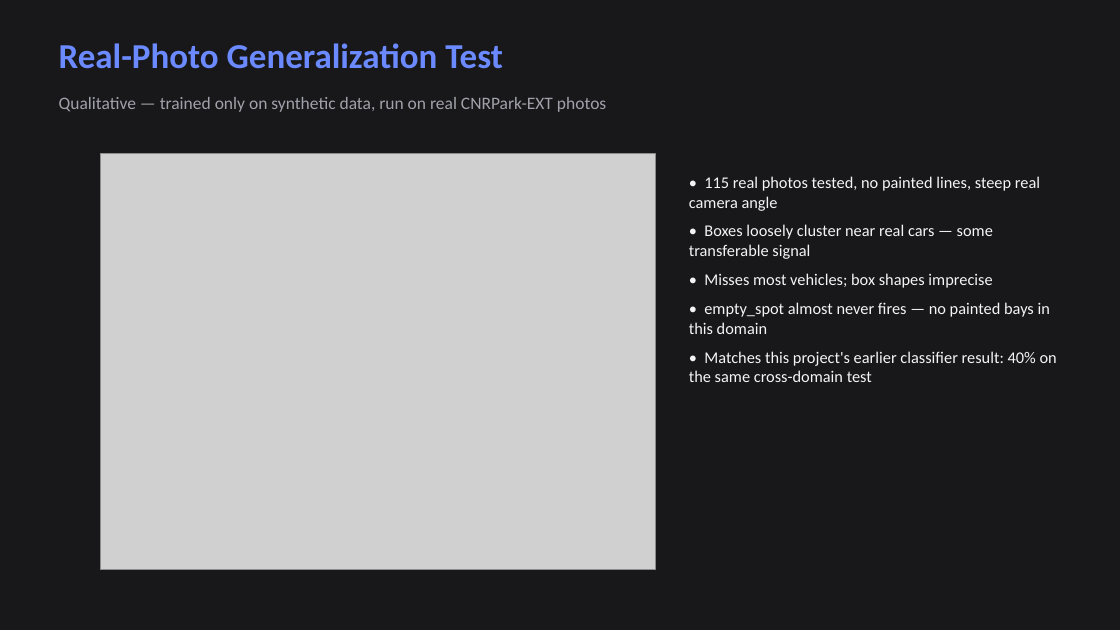
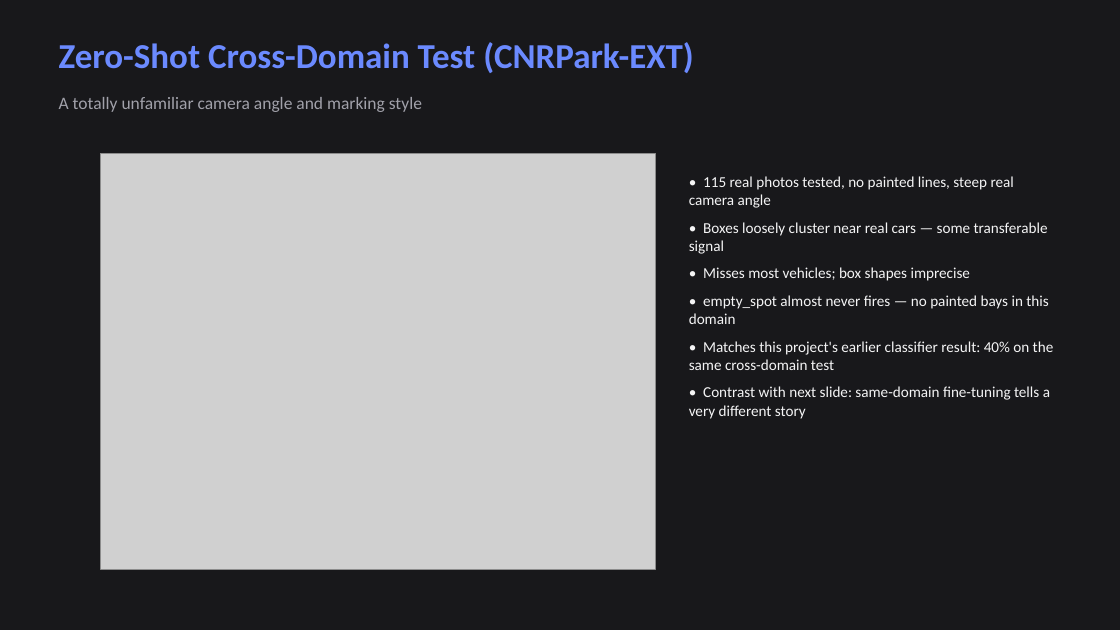
Before and after one commit to Tomiwa-ttt/Deep-Learning-2-Smart-Parking-Project, a slide deck: slide 14 of smartpark/report_assets/SmartPark_Slides.pptx. Drawn at 1120x630 pixels with LibreOffice and Linux fonts; fonts in the diff are those of the drawing; grey boxes stand for pictures. Boxes give left, top, right and bottom in pixels: in the first picture for what was removed or moved away, otherwise in the second. Text is boxed around its words. In the diff, an @@ line names an element or a change of style, - is before the commit and + after.

Commit message:
Close the real-data validation gap: fine-tune detector on real PKLot boxes, retrain classifier
Recovered the raw PKLot COCO export (from the user's Google Drive) and used
it for two things previously only possible with synthetic/qualitative data:

- Fine-tuned the synthetic-trained detector on real bounding boxes
  (train_detector.py --resume_from, 25 epochs) -> 47.71% mAP@0.5 on held-out
  real photos, vs. 98.71% synthetic. Classification given correct
  localization stays at 94.5% (vs 99.86% synthetic) -- the real-data gap is
  concentrated in localization recall, not misclassification, and is
  concretely explained by a 28.2% grid-cell collision rate on real PKLot's
  much denser lots (~57 vs ~15 spots/image). This directly points at a
  finer grid or anchor-based head as the next architecture change, rather
  than a vague 'needs more real data'.
- Retrained the classifier's real-data checkpoint (trained_model_real),
  fixing the stale/unloadable model from the version-skew issue earlier
  this project hit -- 98.69% val accuracy, ahead of the historical 97.04%.

New: convert_coco_to_detection.py (COCO export -> detector's annotations.json
format, analogous to the existing convert_coco_to_crops.py for the
classifier). train_detector.py gained --resume_from/--lr for fine-tuning.

Report, slides, and README updated throughout with these real numbers,
replacing the earlier 'not yet validated on real data' framing.

```diff
--- a/smartpark/report_assets/SmartPark_Slides.pptx
+++ b/smartpark/report_assets/SmartPark_Slides.pptx
@@ text at bbox=[59, 42, 694, 73]: text changed @@
-Real-Photo Generalization Test
+Zero-Shot Cross-Domain Test (CNRPark-EXT)
@@ text at bbox=[59, 97, 422, 112]: text changed @@
-Qualitative — trained only on synthetic data, run on real CNRPark-EXT photos
+A totally unfamiliar camera angle and marking style
@@ text at bbox=[689, 176, 1054, 370]: size 14 to 13 pt in "• 115 real photos tested, no painted ...", "• Boxes loosely cluster near real cars ...", "• Misses most vehicles; box shapes imprecise", "• empty_spot almost never fires — no ..." and 1 more places @@
@@ text at bbox=[689, 386, 1050, 419]: paragraph added @@
+• Contrast with next slide: same-domain fine-tuning tells a very different story
```
Also in this commit, not shown: 4 other slides changed, 2 slides added, 28 other files.
